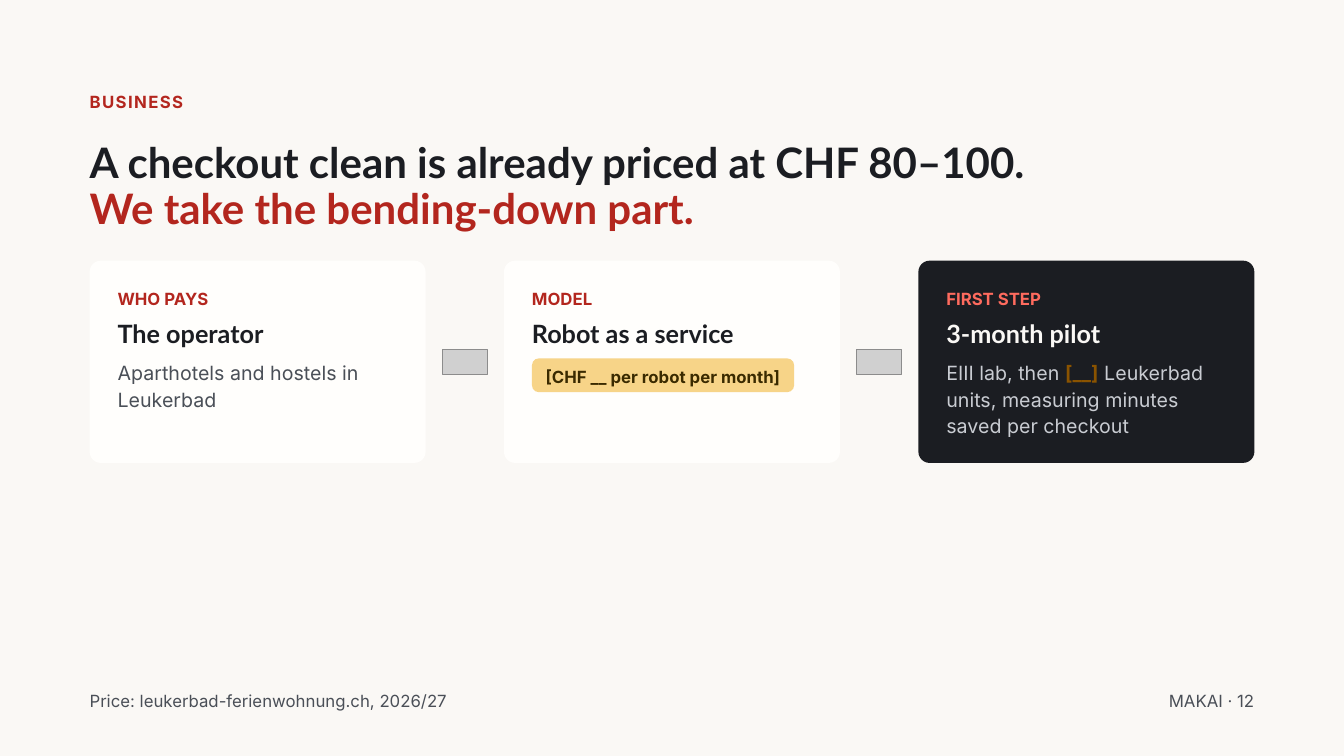
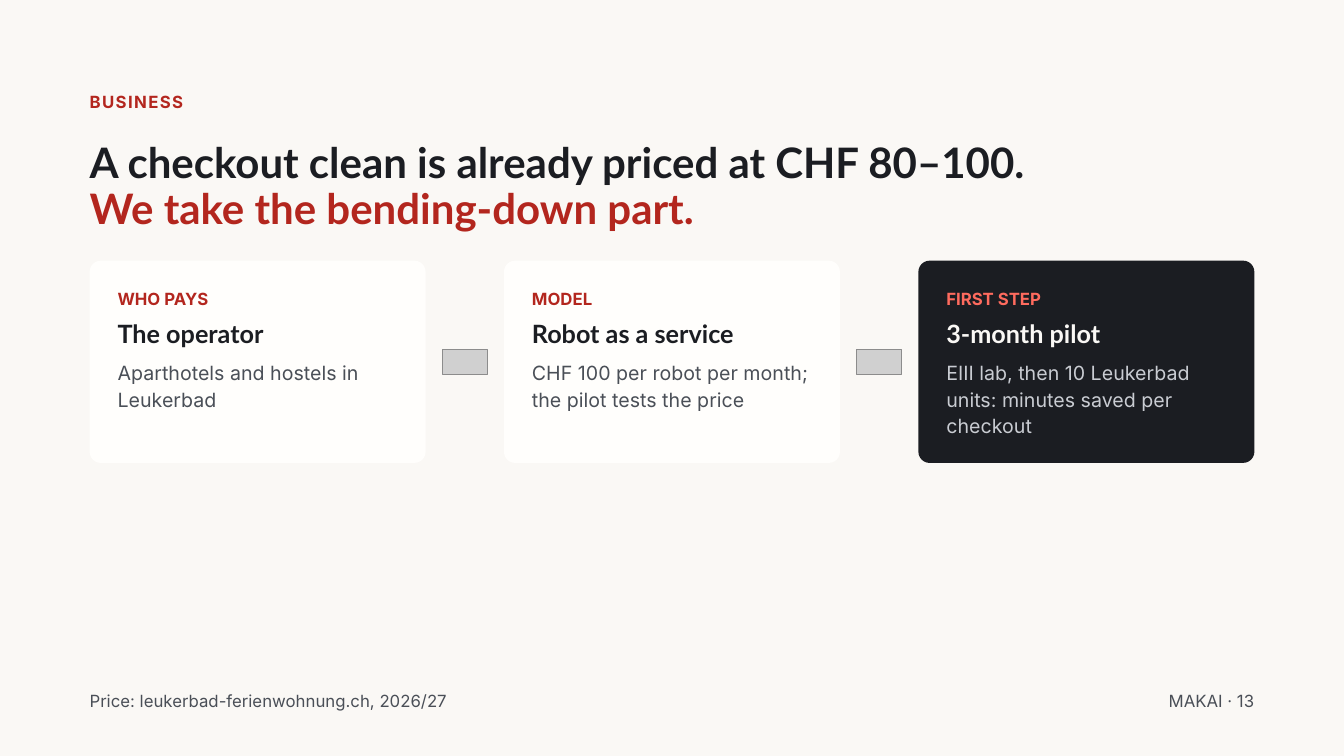
Before and after one commit to AliGhemires/MAKAI, a slide deck: slide 12 of MAKAI pitch.pptx (slide 11 before the commit). Drawn at 1344x756 pixels with LibreOffice and Linux fonts; fonts in the diff are those of the drawing; grey boxes stand for pictures. Boxes give left, top, right and bottom in pixels: in the first picture for what was removed or moved away, otherwise in the second. Text is boxed around its words. In the diff, an @@ line names an element or a change of style, - is before the commit and + after.

```diff
--- a/MAKAI pitch.pptx
+++ b/MAKAI pitch.pptx
@@ text "CHF 100 per robot per ...": place and size @@
-text "CHF 100 per robot per ..." at (532,359,795,393)
+text "CHF 100 per robot per ..." at (532,365,807,411)
@@ text "CHF 100 per robot per ..." at (532,365,807,411): vertical alignment middle to top; fill #F7D488 to none @@
@@ text at (532,365,807,411): text changed; size 12 to 14 pt; text colour #3A2A00 to #4A4F57; bold off @@
-[CHF __ per robot per month]
+CHF 100 per robot per month; the pilot tests the price
@@ text at (946,365,1190,433): text changed @@
-EIII lab, then [__] Leukerbad units, measuring minutes saved per checkout
+EIII lab, then 10 Leukerbad units: minutes saved per checkout
@@ text at (1169,694,1254,707): text changed @@
-MAKAI · 12
+MAKAI · 13
```
Also in this commit, not shown: 6 other slides changed, 1 slide added, 7 other files.
